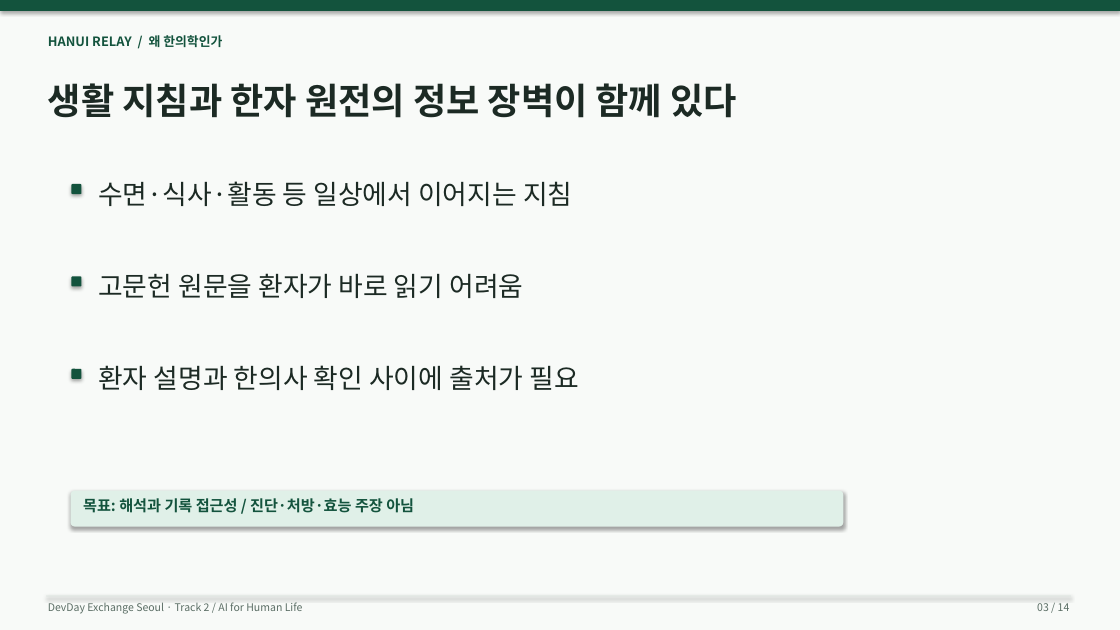
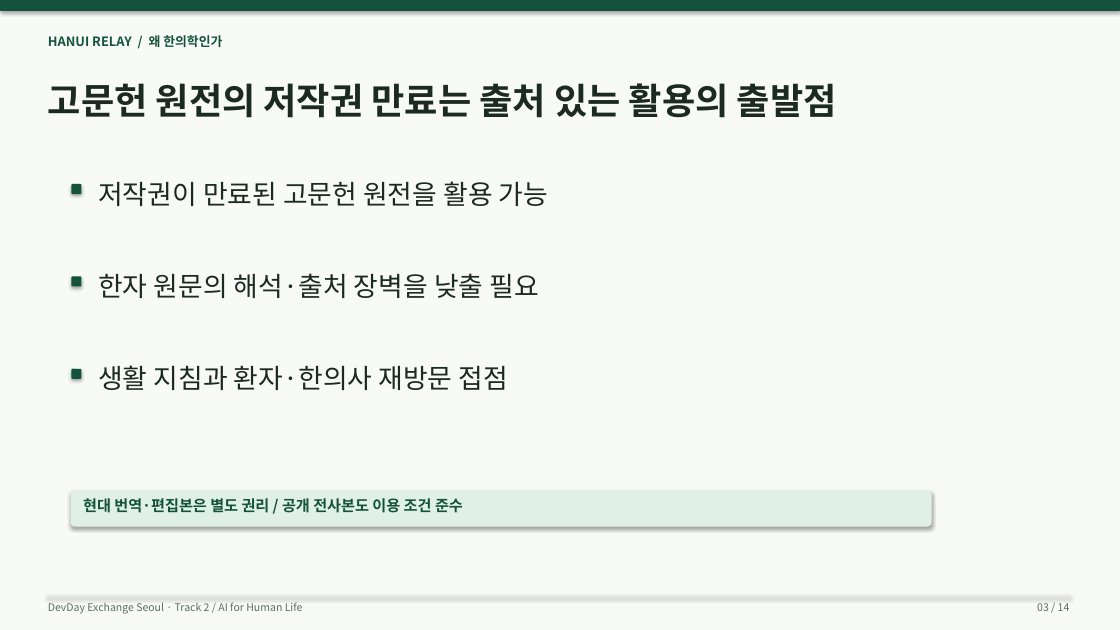
Before and after one commit to wlsalswo14/devday-hanui-relay, a slide deck: slide 3 of presentations/Hanui-Relay-10min.pptx. Drawn at 1120x630 pixels with LibreOffice and Linux fonts; fonts in the diff are those of the drawing. Boxes give left, top, right and bottom in pixels: in the first picture for what was removed or moved away, otherwise in the second. Text is boxed around its words. In the diff, an @@ line names an element or a change of style, - is before the commit and + after.

```diff
--- a/presentations/Hanui-Relay-10min.pptx
+++ b/presentations/Hanui-Relay-10min.pptx
@@ text at (x1=48, y1=83, x2=837, y2=118): text changed @@
-생활 지침과 한자 원전의 정보 장벽이 함께 있다
+고문헌 원전의 저작권 만료는 출처 있는 활용의 출발점
@@ text at (x1=98, y1=181, x2=548, y2=206): text changed @@
-수면·식사·활동 등 일상에서 이어지는 지침
+저작권이 만료된 고문헌 원전을 활용 가능
@@ text at (x1=98, y1=273, x2=538, y2=298): text changed @@
-고문헌 원문을 환자가 바로 읽기 어려움
+한자 원문의 해석·출처 장벽을 낮출 필요
@@ text at (x1=98, y1=365, x2=508, y2=390): text changed @@
-환자 설명과 한의사 확인 사이에 출처가 필요
+생활 지침과 환자·한의사 재방문 접점
@@ rounded rectangle resized from (x1=71, y1=491, x2=844, y2=527) to (x1=71, y1=491, x2=932, y2=527) @@
@@ text at (x1=83, y1=498, x2=463, y2=513): text changed @@
-목표: 해석과 기록 접근성 / 진단·처방·효능 주장 아님
+현대 번역·편집본은 별도 권리 / 공개 전사본도 이용 조건 준수
```
Also in this commit, not shown: 10 other slides changed, 15 other files.
